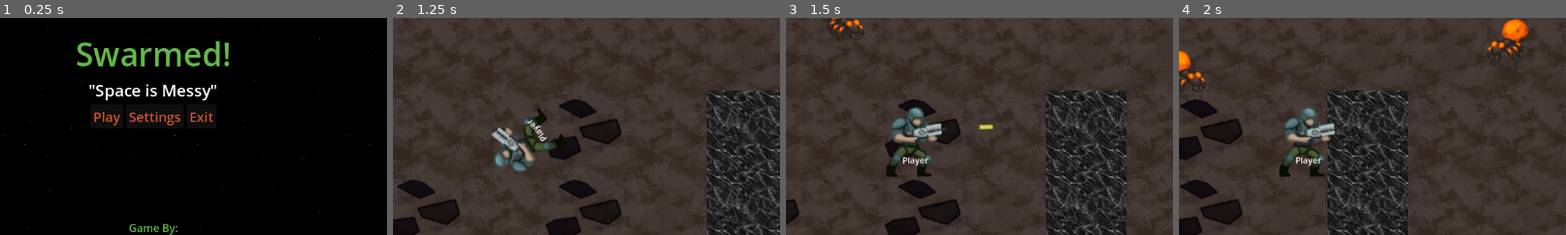
Above: before the commit, frames 1-4 (left to right).
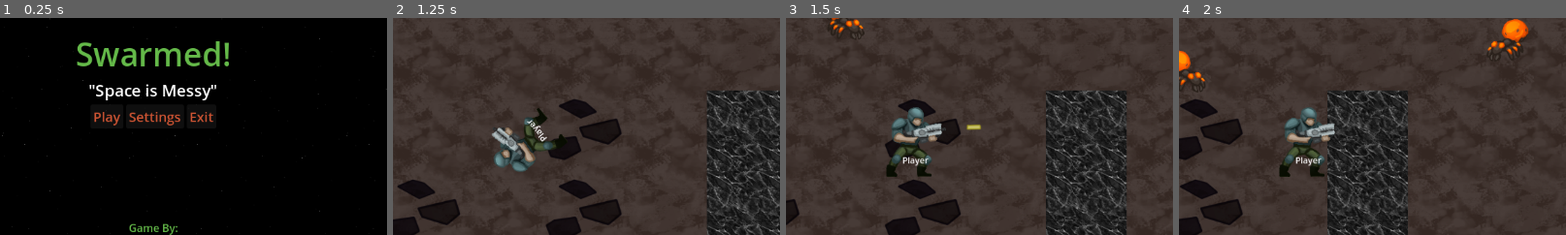
Above: after the commit, the same moments.

Repository: nuzcraft/gdfg-team-4
Game: Godot game, scene res://scenes/title.tscn
The game is run twice, just before and just after one commit, with the same random seed, the same clock (stepped at 60 frames per second) and the same inputs.
Inputs (mouse positions are % of the whole screen's width and height, from its top left):
- Up to frame 1 (0.25 s): no input
- Up to frame 2 (1.25 s): click "Play" at 0.5 s
- Up to frame 3 (1.5 s): move the mouse to (72, 45) at 1.27 s; hold D (right) from 1.28 s (still down); hold Space (primaryAction) from 1.28 s (still down)
- Up to frame 4 (2 s): keep holding D (right); keep holding Space (primaryAction)
The pictures show only the part of the screen within x 30-80%, y 17-67%; the shares and areas given below are measured in that part.

Frames 1-2 are identical in both runs. In frame 3, 0.2% of the frame differs, in the area x 46-54%, y 49-52%; in frame 4, nothing differs.

Commit message:
Changed projectile speed curve, reduced opacity over lifetime, reduced lifetime

Diff:
--- a/projectile.gd
+++ b/projectile.gd
@@ -19,6 +19,7 @@
 	else:
 		var speed_factor := weapon.speed_curve.sample_baked(ttl/weapon.total_ttl) * weapon.speed
 		position = position + speed_factor * delta * direction
+		$Sprite.modulate = Color(1,1,1,sqrt(ttl/weapon.total_ttl))
 
 func _on_body_entered(body):
 	if body.has_method("hit"):
--- a/scenes/hero.tscn
+++ b/scenes/hero.tscn
@@ -10,8 +10,8 @@
 height = 116.0
 
 [sub_resource type="Curve" id="Curve_gee14"]
-_data = [Vector2(0, 1), 0.0, 0.0, 0, 0]
-point_count = 1
+_data = [Vector2(0, 0), 0.0, 10.6467, 0, 0, Vector2(0.129808, 0.865169), 0.849847, 0.849847, 0, 0, Vector2(0.875, 0.820225), 0.0, 0.0, 0, 0]
+point_count = 3
 
 [sub_resource type="RectangleShape2D" id="RectangleShape2D_w7pyx"]
 size = Vector2(30, 13)
@@ -36,7 +36,7 @@
 speed_curve = SubResource("Curve_gee14")
 projectile_image = ExtResource("5_txblw")
 collision_shape = SubResource("RectangleShape2D_w7pyx")
-offset = Vector2(40, -25)
+offset = Vector2(50, -25)
 metadata/_custom_type_script = "uid://n5hl0c088sp6"
 
 [node name="Label" type="Label" parent="."]
--- a/scripts/weapon.gd
+++ b/scripts/weapon.gd
@@ -3,7 +3,7 @@
 
 @export var speed_curve : Curve
 @export var speed := 1000.0
-@export var total_ttl := 2.0
+@export var total_ttl := 1.0
 @export var cooldown := 0.5
 @export var projectile_image: Texture2D
 @export var collision_shape: Shape2D
Not shown: 1 places in scenes/aoes/lava_aoe.tscn that only renumber resources
